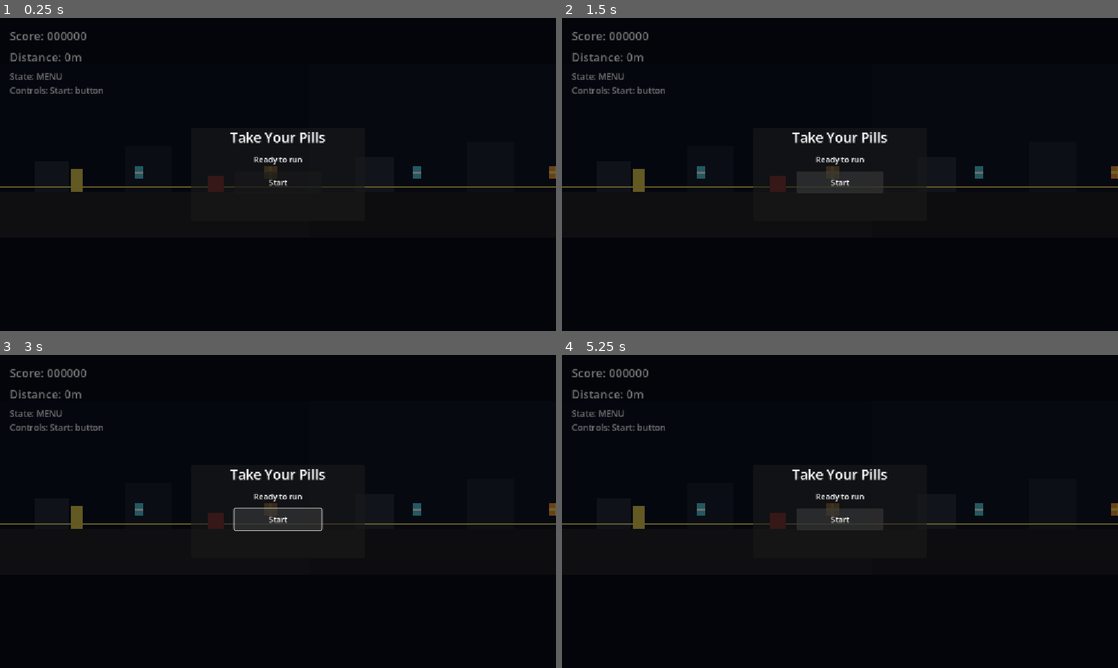
Above: before the commit, frames 1-4 (two rows, left to right).
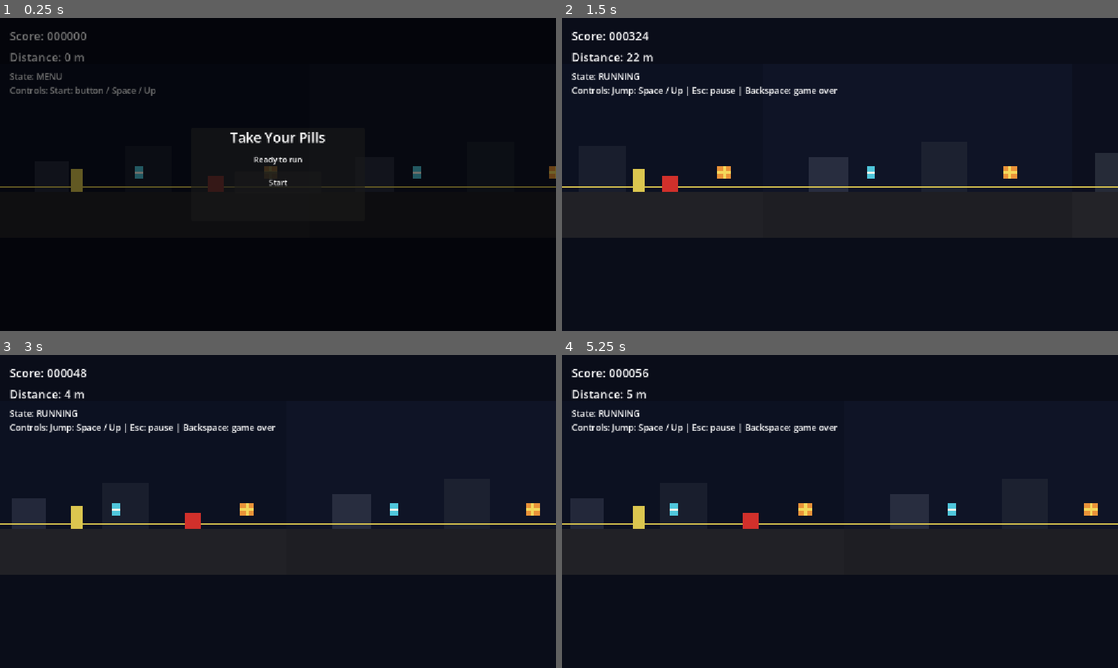
Above: after the commit, the same moments.

Repository: v-Kaefer/Take-Your-Pills
Game: Godot game, scene res://scenes/game/game.tscn
Two runs of this game, one before a commit and one after it. Both use one fixed random seed, a clock stepped at 60 frames per second and the inputs below.
Inputs (mouse positions are in pixels of both pictures, inside the frame that each line leads up to):
- Up to frame 1 (0.25 s): no input
- Up to frame 2 (1.5 s): click "Start" at 0.5 s; click (840, 180) at 1.25 s, where only the run before the commit has a clickable "Start"
- Up to frame 3 (3 s): click (278, 517) at 2 s, where only the run after the commit has a clickable "Restart"; tap Enter at 2.75 s; hold Up from 2.78 s (still down)
- Up to frame 4 (5.25 s): tap Space (player_jump, bound only after the commit) at 3.02, 3.77, 5 s; release Up at 4.25 s; click (840, 517) at 4.25 s, where only the run after the commit has a clickable "Restart"

The runs differ from the first frame. In frame 1, 0.1% of the frame differs, in the area x 13-28%, y 11-25%; in frame 2, 5.7%; in frame 3, 7.9%, in the area x 0-100%, y 4-57%; in frame 4, 7.7%.
Error before the commit: Parse Error: Could not parse global class "GameHUD" from "res://scenes/game/hud.gd". (res://scenes/game/game.gd:10)

Commit message:
fix release workflow

Diff:
--- a/scenes/game/game.gd
+++ b/scenes/game/game.gd
@@ -2,6 +2,7 @@
 class_name Game
 
 const DEFAULT_SCROLL_SPEED := 240.0
+const SCORE_DISTANCE_DIVISOR := 10.0
 
 enum GameState { MAIN_MENU, RUNNING, PAUSED, GAME_OVER }
 
@@ -143,10 +144,8 @@
 	if current_state != GameState.RUNNING:
 		return
 
-	score += score_value
+	add_score(score_value)
 	collect_sfx_player.play()
-
-
 	_update_hud()
 
 
--- a/scenes/game/hud.gd
+++ b/scenes/game/hud.gd
@@ -28,8 +28,6 @@
 func update_distance(distance: float) -> void:
 	distance_label.text = "Distance: %d m" % int(distance)
 
-func show_game_over() -> void:
-	restart_button.show()
 func show_main_menu() -> void:
 	hide_menus()
 	main_menu.show()
--- a/tests/godot/game_flow_test.gd
+++ b/tests/godot/game_flow_test.gd
@@ -36,8 +36,9 @@
 	var chunks := game.get_node("World/Chunks") as ChunkManager
 	var main_menu := game.get_node("HUD/MainMenu") as Control
 	var state_label := game.get_node("HUD/MarginContainer/VBoxContainer/StateLabel") as Label
+	var start_button := game.get_node("HUD/MainMenu/Panel/VBoxContainer/StartButton") as Button
 
-	game.call("_start_run")
+	start_button.emit_signal("pressed")
 	await runner.simulate_frames(1)
 
 	assert_int(game.current_state).is_equal(Game.GameState.RUNNING)
@@ -45,6 +46,29 @@
 	assert_bool(chunks.scrolling_enabled).is_true()
 	assert_bool(main_menu.visible).is_false()
 	assert_str(state_label.text).contains("State: RUNNING")
+
+
+func test_collectable_score_persists_after_next_frame() -> void:
+	var runner := scene_runner(GAME_SCENE)
+	var game := runner.scene() as Game
+
+	assert_object(game).is_not_null()
+	await runner.simulate_frames(1)
+
+	game.call("_start_run")
+	await runner.simulate_frames(1)
+
+	var baseline_score := game.score
+	RunSignals.collectable_collected.emit(null, game.player, 100)
+	await runner.simulate_frames(1)
+
+	var score_after_collect := game.score
+
+	assert_int(score_after_collect).is_greater(baseline_score)
+
+	await runner.simulate_frames(1)
+
+	assert_int(game.score).is_greater_equal(score_after_collect)
 
 
 func test_pause_and_resume_from_running_state() -> void:
Not shown, changed: .github/workflows/governance-bootstrap.yml
Not shown, changed: .github/workflows/release-version.yml
Not shown, changed: scripts/validation/repo_quality.sh
Not shown, changed: tests/test_godot_ci.sh
Not shown, added: tests/test_governance_bootstrap_workflow.sh
